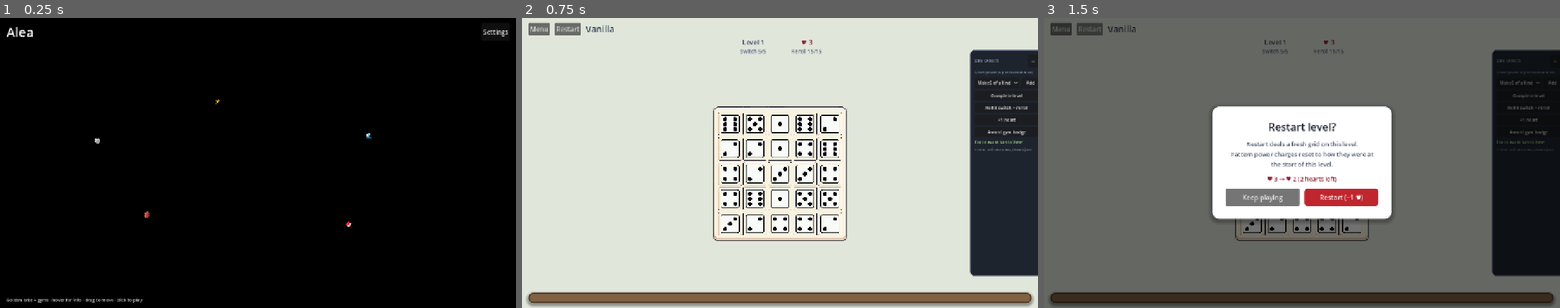
Above: before the commit, frames 1-3 (left to right).
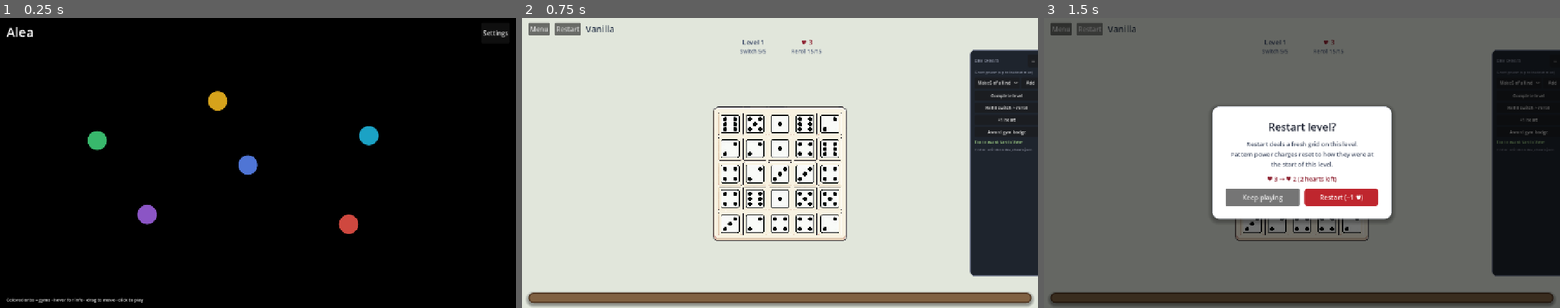
Above: after the commit, the same moments.

Repository: ming33333/Alea-Godot
Game: Godot game, scene res://scenes/main_menu.tscn
Same seed, same stepped clock (60 frames per second), same inputs: the game is played once before the commit and once after it. Video files are missing from this copy of the repository; at most half a second of black plays in their place. Sound files missing from this copy of the repository are replaced by a short silence.
Inputs (mouse positions are in pixels of both pictures, inside the frame that each line leads up to):
- Up to frame 1 (0.25 s): no input
- Up to frame 2 (0.75 s): click (620, 139) at 0.5 s, where only the run before the commit has a clickable "🎲"
- Up to frame 3 (1.5 s): click "Restart" at 1.25 s

The runs differ from the first frame. In frame 1, 1.5% of the frame differs, in the area x 1-99%, y 4-99%; in frame 2, nothing differs; in frame 3, nothing differs.

Commit message:
update gym orbs and badges

Diff:
--- a/data/gym_menu_layout.json
+++ b/data/gym_menu_layout.json
@@ -1,5 +1,6 @@
 {
   "vanilla": { "x": 18, "y": 38 },
+  "orderedReroll": { "x": 48, "y": 48 },
   "countdownOne": { "x": 42, "y": 22 },
   "countdownAll": { "x": 72, "y": 36 },
   "twoSlots": { "x": 28, "y": 68 },
--- a/data/gym_modes.json
+++ b/data/gym_modes.json
@@ -6,6 +6,7 @@
       "subtitle": "Classic Alea",
       "description": "Standard rules — rerolls give a new random number (1–6). All powers and level limits as usual.",
       "badge_name": "Vanilla Victor",
+      "badge_texture": "res://assets/badges/badge_vanilla.png",
       "badge_emoji": "🎲",
       "enabled": true
     },
@@ -15,8 +16,9 @@
       "subtitle": "Ordered rerolls",
       "description": "Same as Vanilla, but rerolls bump the die by 1 (1→2→…→6→1) instead of rolling random.",
       "badge_name": "Step Master",
+      "badge_texture": "res://assets/badges/badge_step_up.png",
       "badge_emoji": "📈",
-      "enabled": false
+      "enabled": true
     },
     {
       "id": "countdownOne",
@@ -24,6 +26,7 @@
       "subtitle": "3-2-1 · one die",
       "description": "Every 3rd reroll: 3-2-1 countdown, then one random unlocked die gets a new number. Locked dice are skipped.",
       "badge_name": "Snap Scout",
+      "badge_texture": "res://assets/badges/badge_safari_snap.png",
       "badge_emoji": "⚡",
       "enabled": true
     },
@@ -33,6 +36,7 @@
       "subtitle": "3-2-1 · all dice",
       "description": "Every 3rd reroll: 3-2-1 countdown, then every unlocked die gets a new number. Locked dice stay put.",
       "badge_name": "Surge Champion",
+      "badge_texture": "res://assets/badges/badge_safari_surge.png",
       "badge_emoji": "🌊",
       "enabled": true
     },
@@ -42,6 +46,7 @@
       "subtitle": "2 power slots",
       "description": "Same rules as Vanilla, but you can only hold 2 powers at once instead of 3.",
       "badge_name": "Minimalist",
+      "badge_texture": "res://assets/badges/badge_tight_loadout.png",
       "badge_emoji": "🎒",
       "enabled": true
     },
@@ -51,6 +56,7 @@
       "subtitle": "Middle row straight",
       "description": "The center row starts locked as 1-2-3-4-5 (a straight). Clear the other four rows to win each level.",
       "badge_name": "Center Ace",
+      "badge_texture": "res://assets/badges/badge_head_start.png",
       "badge_emoji": "🎯",
       "enabled": true
     }
--- a/scenes/game.tscn
+++ b/scenes/game.tscn
@@ -512,11 +512,14 @@
 theme_override_constants/separation = 14
 alignment = 1
 
-[node name="Emoji" type="Label" parent="ModalVictory/Center/Card/CardMargin/VBox"]
-layout_mode = 2
-theme_override_font_sizes/font_size = 40
-text = "🏆"
-horizontal_alignment = 1
+[node name="VictoryBadge" type="TextureRect" parent="ModalVictory/Center/Card/CardMargin/VBox"]
+unique_name_in_owner = true
+custom_minimum_size = Vector2(64, 64)
+layout_mode = 2
+size_flags_horizontal = 4
+expand_mode = 1
+stretch_mode = 5
+texture_filter = 0
 
 [node name="Label" type="Label" parent="ModalVictory/Center/Card/CardMargin/VBox"]
 layout_mode = 2
--- a/scenes/main_menu.tscn
+++ b/scenes/main_menu.tscn
@@ -61,13 +61,29 @@
 
 [node name="Header" type="HBoxContainer" parent="Margin/VBox"]
 layout_mode = 2
-
-[node name="Title" type="Label" parent="Margin/VBox/Header"]
-layout_mode = 2
-size_flags_horizontal = 3
+theme_override_constants/separation = 12
+
+[node name="TitleColumn" type="VBoxContainer" parent="Margin/VBox/Header"]
+layout_mode = 2
+size_flags_horizontal = 0
+theme_override_constants/separation = 6
+alignment = 0
+
+[node name="Title" type="Label" parent="Margin/VBox/Header/TitleColumn"]
+layout_mode = 2
 theme_override_font_sizes/font_size = 32
 text = "Alea"
 
+[node name="BadgesRow" type="VBoxContainer" parent="Margin/VBox/Header/TitleColumn"]
+unique_name_in_owner = true
+layout_mode = 2
+theme_override_constants/separation = 6
+alignment = 0
+
+[node name="HeaderSpacer" type="Control" parent="Margin/VBox/Header"]
+layout_mode = 2
+size_flags_horizontal = 3
+
 [node name="ChampionBadge" type="Label" parent="Margin/VBox/Header"]
 unique_name_in_owner = true
 visible = false
@@ -77,10 +93,6 @@
 [node name="SettingsBtn" type="Button" parent="Margin/VBox/Header"]
 layout_mode = 2
 text = "Settings"
-
-[node name="BadgesRow" type="HBoxContainer" parent="Margin/VBox"]
-unique_name_in_owner = true
-layout_mode = 2
 
 [node name="ChampionshipBtn" type="Button" parent="Margin/VBox"]
 unique_name_in_owner = true
@@ -98,7 +110,7 @@
 layout_mode = 2
 theme_override_colors/font_color = Color(1, 1, 1, 0.85)
 theme_override_font_sizes/font_size = 11
-text = "Golden orbs = gyms · hover for info · drag to move · click to play"
+text = "Colored orbs = gyms · hover for info · drag to move · click to play"
 
 [node name="GymTooltip" type="PanelContainer" parent="."]
 unique_name_in_owner = true
@@ -120,6 +132,15 @@
 [node name="VBox" type="VBoxContainer" parent="GymTooltip/Margin"]
 layout_mode = 2
 theme_override_constants/separation = 4
+
+[node name="TooltipBadge" type="TextureRect" parent="GymTooltip/Margin/VBox"]
+unique_name_in_owner = true
+custom_minimum_size = Vector2(48, 48)
+layout_mode = 2
+size_flags_horizontal = 0
+expand_mode = 1
+stretch_mode = 5
+texture_filter = 0
 
 [node name="TooltipName" type="Label" parent="GymTooltip/Margin/VBox"]
 unique_name_in_owner = true
--- a/scripts/autoload/game_data.gd
+++ b/scripts/autoload/game_data.gd
@@ -73,6 +73,17 @@
 	return gym_modes[0] if gym_modes.size() > 0 else {}
 
 
+func get_badge_texture(gym_id: String) -> Texture2D:
+	var path: String = str(get_gym(gym_id).get("badge_texture", ""))
+	if path.is_empty():
+		return null
+	var tex: Resource = load(path)
+	if tex is Texture2D:
+		return tex as Texture2D
+	push_warning("GameData: missing badge texture at %s" % path)
+	return null
+
+
 func get_power_def(type_id: String) -> Dictionary:
 	for p in powers:
 		if str(p.get("type", "")) == type_id:
--- a/scripts/game.gd
+++ b/scripts/game.gd
@@ -24,6 +24,7 @@
 @onready var modal_level_up: Control = %ModalLevelUp
 @onready var modal_number: Control = %ModalNumber
 @onready var modal_victory: Control = %ModalVictory
+@onready var victory_badge: TextureRect = %VictoryBadge
 @onready var modal_game_over: Control = %ModalGameOver
 @onready var modal_stuck: Control = %ModalStuck
 @onready var modal_tournament_win: Control = %ModalTournamentWin
@@ -593,7 +594,11 @@
 	modal_round.visible = session.current_modal == RunSession.Modal.ROUND_COMPLETE
 	modal_level_up.visible = session.current_modal == RunSession.Modal.LEVEL_UP
 	modal_number.visible = session.current_modal == RunSession.Modal.NUMBER_PICKER
-	modal_victory.visible = session.current_modal == RunSession.Modal.GAME_VICTORY
+	var show_victory: bool = session.current_modal == RunSession.Modal.GAME_VICTORY
+	modal_victory.visible = show_victory
+	if show_victory and victory_badge:
+		victory_badge.texture = GameData.get_badge_texture(session.gym_id)
+		victory_badge.visible = victory_badge.texture != null
 	modal_game_over.visible = session.current_modal == RunSession.Modal.GAME_OVER
 	modal_stuck.visible = session.current_modal == RunSession.Modal.STUCK
 	modal_tournament_win.visible = session.current_modal == RunSession.Modal.TOURNAMENT_WIN
--- a/scripts/main_menu.gd
+++ b/scripts/main_menu.gd
@@ -1,16 +1,29 @@
 extends Control
 
-const ORB_SIZE := 44.0
+const ORB_SIZE := 48.0
+const ORB_RADIUS := int(ORB_SIZE * 0.5)
 const TOOLTIP_GAP := 14.0
 const DRAG_THRESHOLD_PX := 8.0
 const GAME_SCENE: PackedScene = preload("res://scenes/game.tscn")
 
+const GYM_ORB_COLORS: Dictionary = {
+	"vanilla": Color(0.25, 0.82, 0.48, 0.88),
+	"orderedReroll": Color(0.35, 0.52, 0.95, 0.88),
+	"countdownOne": Color(0.95, 0.72, 0.12, 0.88),
+	"countdownAll": Color(0.12, 0.72, 0.88, 0.88),
+	"twoSlots": Color(0.62, 0.38, 0.88, 0.88),
+	"middleStraight": Color(0.92, 0.32, 0.28, 0.88),
+}
+const GYM_ORB_FALLBACK_COLOR := Color(0.55, 0.55, 0.62, 0.88)
+const BADGE_ICON_SIZE := 40.0
+
 @onready var map_area: Control = %MapArea
-@onready var badges_row: HBoxContainer = %BadgesRow
+@onready var badges_row: VBoxContainer = %BadgesRow
 @onready var championship_btn: Button = %ChampionshipBtn
 @onready var champion_badge: Label = %ChampionBadge
 @onready var celebration: PanelContainer = %ChampionCelebration
 @onready var gym_tooltip: PanelContainer = %GymTooltip
+@onready var tooltip_badge: TextureRect = %TooltipBadge
 @onready var tooltip_name: Label = %TooltipName
 @onready var tooltip_subtitle: Label = %TooltipSubtitle
 @onready var tooltip_body: Label = %TooltipBody
@@ -140,6 +153,32 @@
 	)
 
 
+func _orb_color_for_gym(gym_id: String) -> Color:
+	if GYM_ORB_COLORS.has(gym_id):
+		return GYM_ORB_COLORS[gym_id] as Color
+	return GYM_ORB_FALLBACK_COLOR
+
+
+func _make_orb_style(fill: Color) -> StyleBoxFlat:
+	var box := StyleBoxFlat.new()
+	box.bg_color = fill
+	box.set_corner_radius_all(ORB_RADIUS)
+	box.shadow_color = Color(0, 0, 0, 0.45)
+	box.shadow_size = 6
+	box.shadow_offset = Vector2(0, 3)
+	return box
+
+
+func _apply_orb_styles(btn: Button, gym_id: String, _earned: bool) -> void:
+	var base: Color = _orb_color_for_gym(gym_id)
+	var empty := StyleBoxEmpty.new()
+	btn.add_theme_stylebox_override("focus", empty)
+	btn.add_theme_stylebox_override("disabled", empty)
+	btn.add_theme_stylebox_override("normal", _make_orb_style(base))
+	btn.add_theme_stylebox_override("hover", _make_orb_style(base.lightened(0.12)))
+	btn.add_theme_stylebox_override("pressed", _make_orb_style(base.darkened(0.08)))
+
+
 func _make_orb(gym: Dictionary, px: float, py: float) -> Button:
 	var gid: String = gid_str(gym)
 	var btn := Button.new()
@@ -147,15 +186,12 @@
 	btn.position = _pct_to_pos(px, py)
 	btn.custom_minimum_size = Vector2(ORB_SIZE, ORB_SIZE)
 	btn.size = Vector2(ORB_SIZE, ORB_SIZE)
-	btn.text = gym.get("badge_emoji", "●")
-	btn.flat = true
+	btn.text = ""
+	btn.flat = false
 	btn.focus_mode = Control.FOCUS_NONE
 	btn.tooltip_text = _gym_tooltip_plaintext(gym)
 	var earned: bool = SaveService.has_badge(gid)
-	if earned:
-		btn.modulate = Color(1.0, 0.9, 0.5)
-	else:
-		btn.modulate = Color(0.85, 0.85, 0.85)
+	_apply_orb_styles(btn, gid, earned)
 	btn.mouse_entered.connect(_on_orb_hover.bind(gym, btn))
 	btn.mouse_exited.connect(_on_orb_unhover.bind(gym))
 	btn.button_down.connect(_on_orb_button_down.bind(gid, btn))
@@ -172,14 +208,27 @@
 	]
 
 
+func _make_badge_icon(gym_id: String) -> TextureRect:
+	var icon := TextureRect.new()
+	icon.custom_minimum_size = Vector2(BADGE_ICON_SIZE, BADGE_ICON_SIZE)
+	icon.expand_mode = TextureRect.EXPAND_IGNORE_SIZE
+	icon.stretch_mode = TextureRect.STRETCH_KEEP_ASPECT_CENTERED
+	icon.texture_filter = CanvasItem.TEXTURE_FILTER_NEAREST
+	icon.texture = GameData.get_badge_texture(gym_id)
+	return icon
+
+
 func _populate_tooltip(gym: Dictionary) -> void:
+	var gid: String = gid_str(gym)
+	if tooltip_badge:
+		tooltip_badge.texture = GameData.get_badge_texture(gid)
+		tooltip_badge.visible = tooltip_badge.texture != null
 	tooltip_name.text = str(gym.get("name", "Gym"))
 	tooltip_subtitle.text = str(gym.get("subtitle", ""))
 	tooltip_body.text = str(gym.get("description", ""))
-	var earned: bool = SaveService.has_badge(gid_str(gym))
+	var earned: bool = SaveService.has_badge(gid)
 	var badge_label: String = "Badge earned" if earned else "Badge locked"
-	tooltip_footer.text = "%s %s · %s · drag to move · click to play" % [
-		gym.get("badge_emoji", ""),
+	tooltip_footer.text = "%s · %s · drag to move · click to play" % [
 		gym.get("badge_name", ""),
 		badge_label,
 	]
@@ -202,6 +251,8 @@
 
 func _on_championship_hover() -> void:
 	_hover_gym_id = "championship"
+	if tooltip_badge:
+		tooltip_badge.visible = false
 	tooltip_name.text = "Dice Master Championship"
 	tooltip_subtitle.text = "Tournament mode"
 	tooltip_body.text = (
@@ -436,10 +487,7 @@
 	for c in badges_row.get_children():
 		c.queue_free()
 	for bid in SaveService.get_earned_badges():
-		var gym: Dictionary = GameData.get_gym(bid)
-		var l := Label.new()
-		l.text = gym.get("badge_emoji", "")
-		badges_row.add_child(l)
+		badges_row.add_child(_make_badge_icon(bid))
 	championship_btn.visible = SaveService.has_all_menu_badges()
 
 
Binary file added: assets/badges/badge_head_start.png
Binary file added: assets/badges/badge_safari_snap.png
Binary file added: assets/badges/badge_safari_surge.png
Binary file added: assets/badges/badge_step_up.png
Binary file added: assets/badges/badge_tight_loadout.png
Binary file added: assets/badges/badge_vanilla.png
Binary file added: assets/textures/pillars.png
